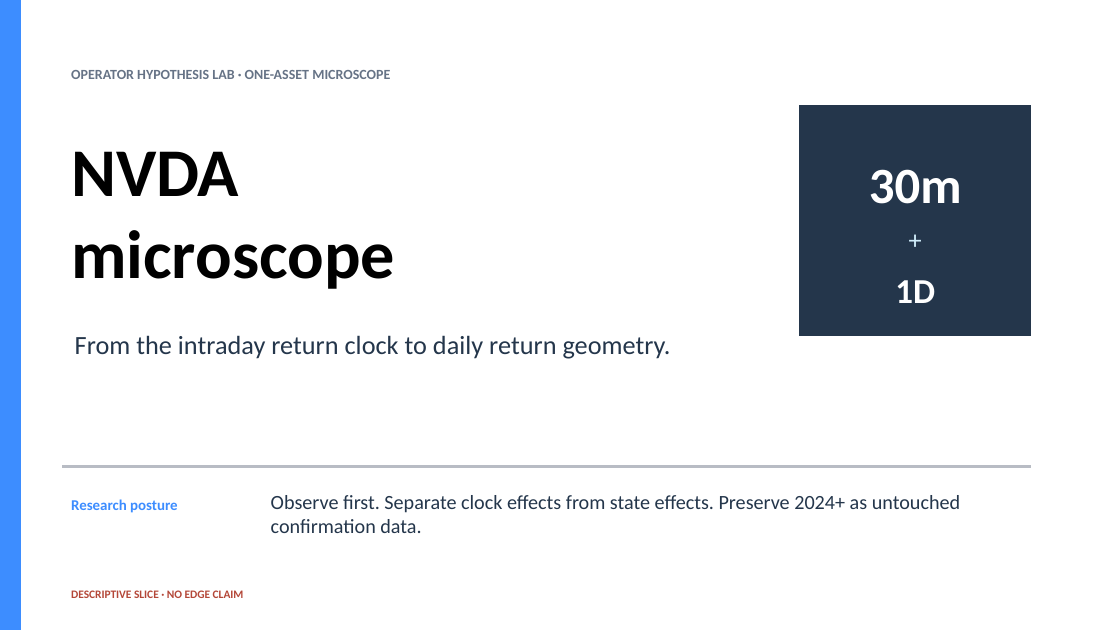
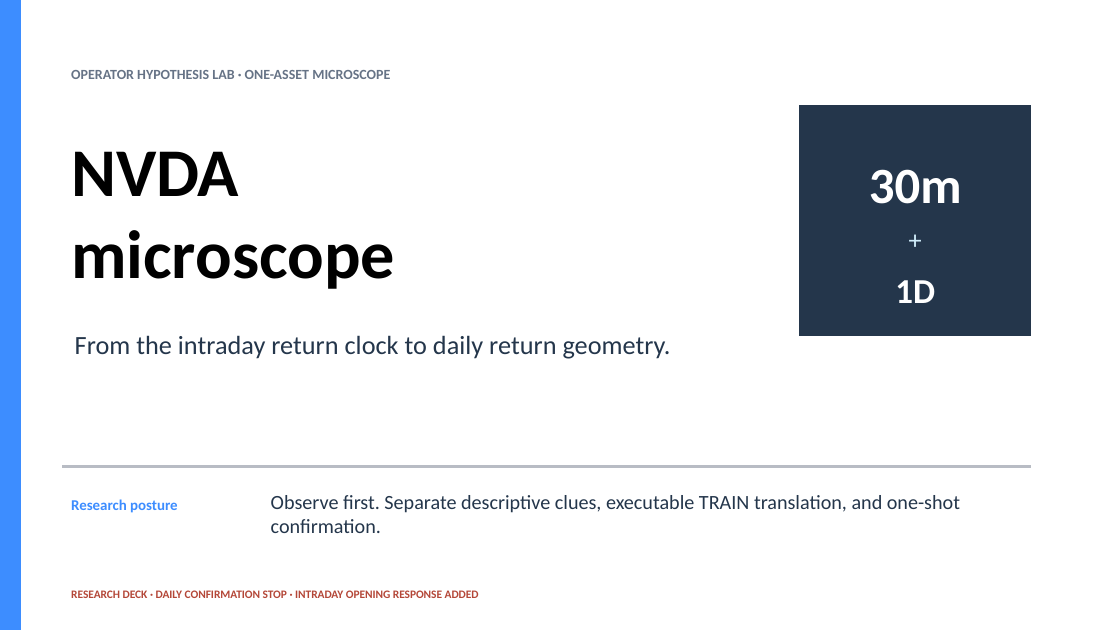
Before and after one commit to Francisc0Franc0/Time-Series-Modeling-Gen5, a slide deck: slide 1 of operator_hypothesis_lab/presentations/nvda_microscope_evidence.pptx. Drawn at 1120x630 pixels with LibreOffice and Linux fonts; fonts in the diff are those of the drawing. Boxes give left, top, right and bottom in pixels: in the first picture for what was removed or moved away, otherwise in the second. Text is boxed around its words. In the diff, an @@ line names an element or a change of style, - is before the commit and + after.

Commit message:
Probe NVDA intraday opening response

```diff
--- a/operator_hypothesis_lab/presentations/nvda_microscope_evidence.pptx
+++ b/operator_hypothesis_lab/presentations/nvda_microscope_evidence.pptx
@@ text at <box>271,495,960,533</box>: text changed @@
-Observe first. Separate clock effects from state effects. Preserve 2024+ as untouched confirmation data.
+Observe first. Separate descriptive clues, executable TRAIN translation, and one-shot confirmation.
@@ text at <box>71,590,479,598</box>: text changed @@
-DESCRIPTIVE SLICE · NO EDGE CLAIM
+RESEARCH DECK · DAILY CONFIRMATION STOP · INTRADAY OPENING RESPONSE ADDED
```
Also in this commit, not shown: 3 other slides changed, 6 slides added, 6 other files.
